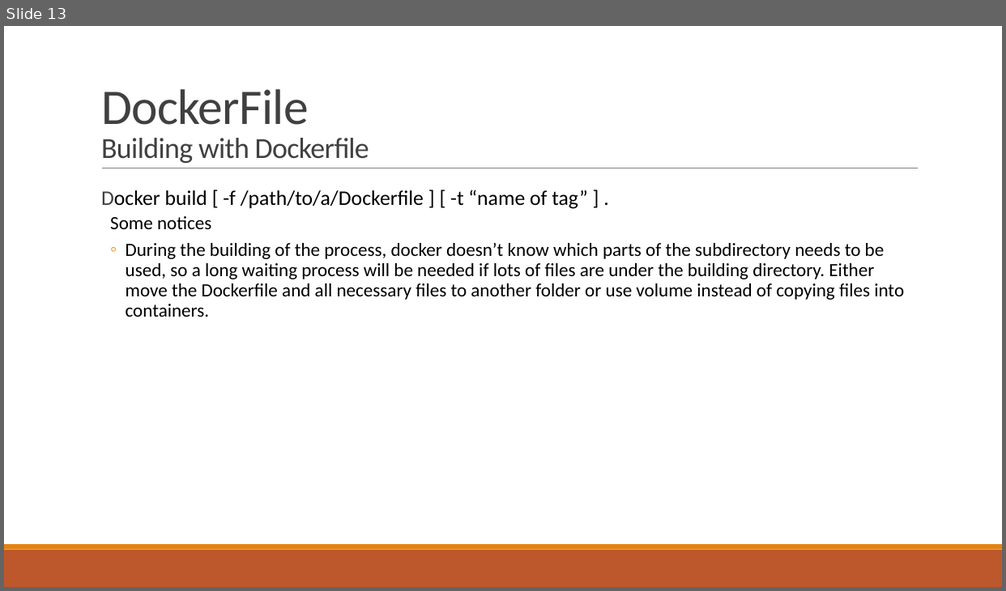
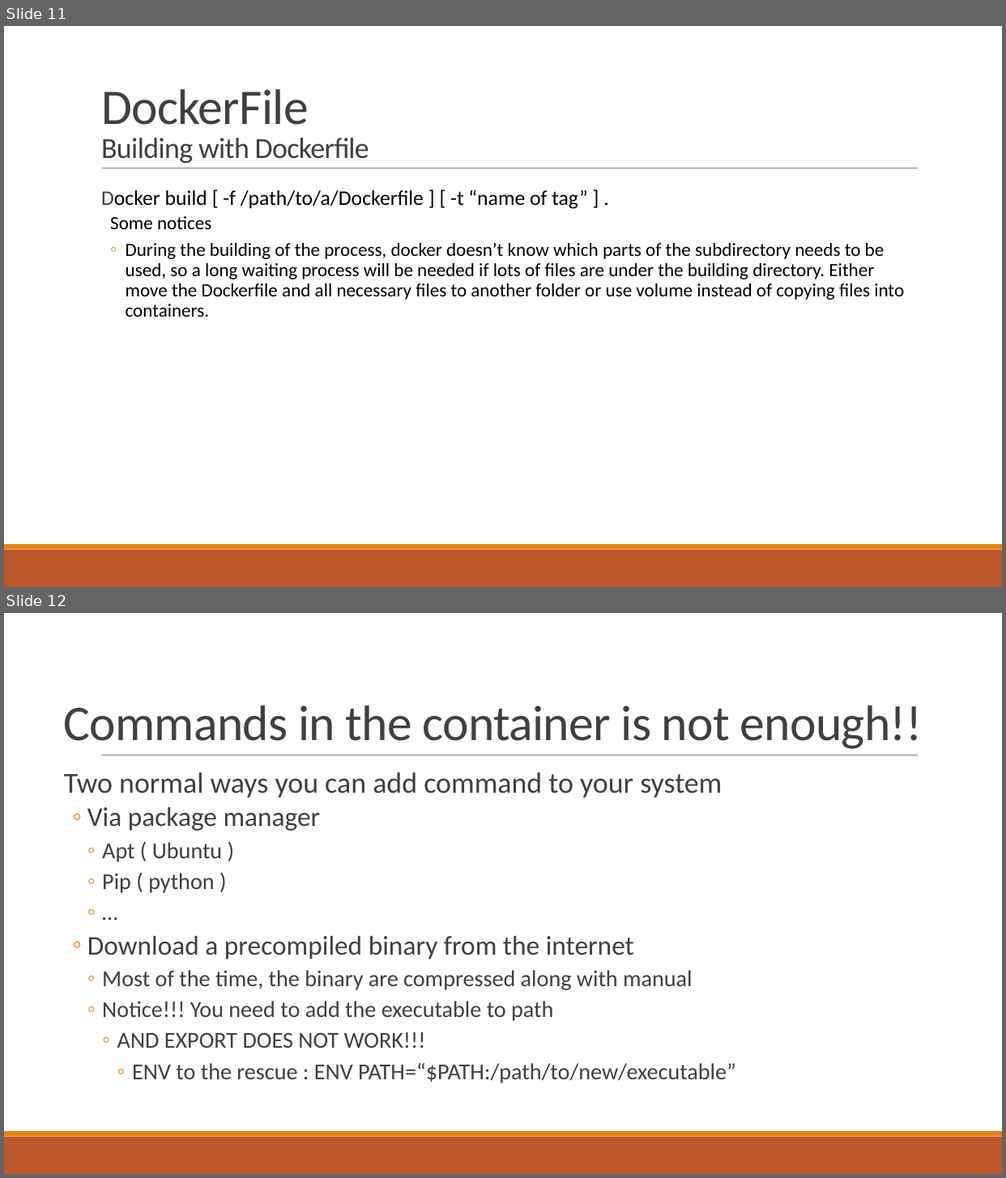
Before and after one commit to YumingChang02/arch_summer_2019, a slide deck: Introduction to docker.pptx. Shown one above the other, each under a label of ours: slide 13 before the commit, slides 11 and 12 after it. The pictures are 1006x591 and 1006x1178 pixels, drawn with LibreOffice and Linux fonts; fonts in the diff are those of the drawing. Boxes give left, top, right and bottom in pixels: in the first picture for what was removed or moved away, otherwise in the second. Text is boxed around its words. In the diff, an @@ line names an element or a change of style, - is before the commit and + after.

```diff
--- a/Introduction to docker.pptx
+++ b/Introduction to docker.pptx
@@ slide 12 added at box(4, 613, 1002, 1174), background #FFFFFF; not listed: 3 template elements that a slide beside it also shows @@
@@ title added at box(63, 705, 923, 749), 48 pt, text #404040 @@
+Commands in the container is not enough!!
@@ text added at box(64, 773, 736, 1084), 22 pt, text #404040 @@
+  Two normal ways you can add command to your system
+  ◦ Via package manager
+    ◦ Apt ( Ubuntu )
+    ◦ Pip ( python )
+    ◦ …
+  ◦ Download a precompiled binary from the internet
+    ◦ Most of the time, the binary are compressed along with manual
+    ◦ Notice!!! You need to add the executable to path
+      ◦ AND EXPORT DOES NOT WORK!!!
+        ◦ ENV to the rescue : ENV PATH=“$PATH:/path/to/new/executable”
@@ what was slide 13 is now slide 11 @@
```
Also in this commit, not shown: 1 slide changed, 1 other slide added, 4 other files.
